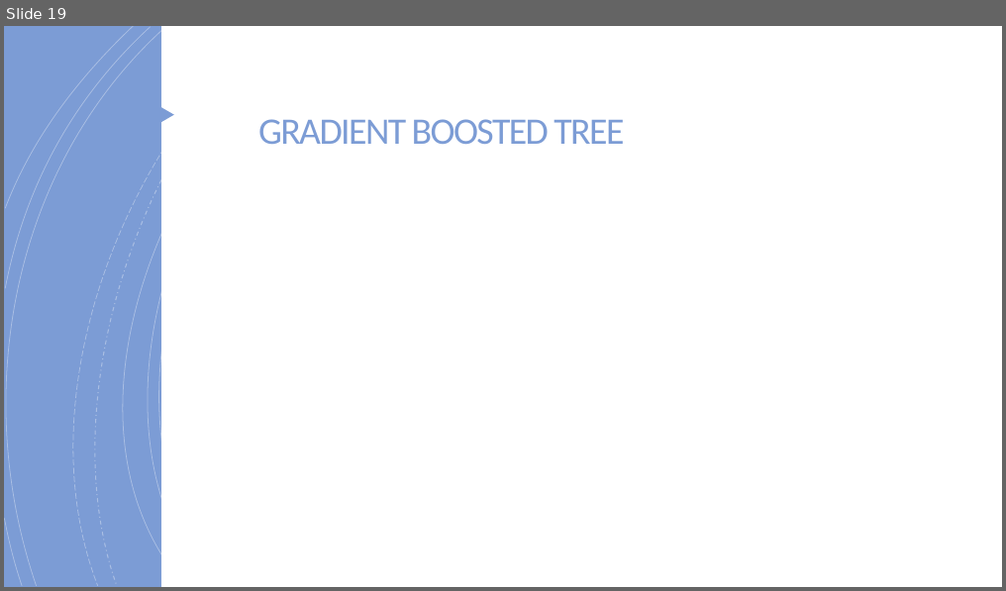
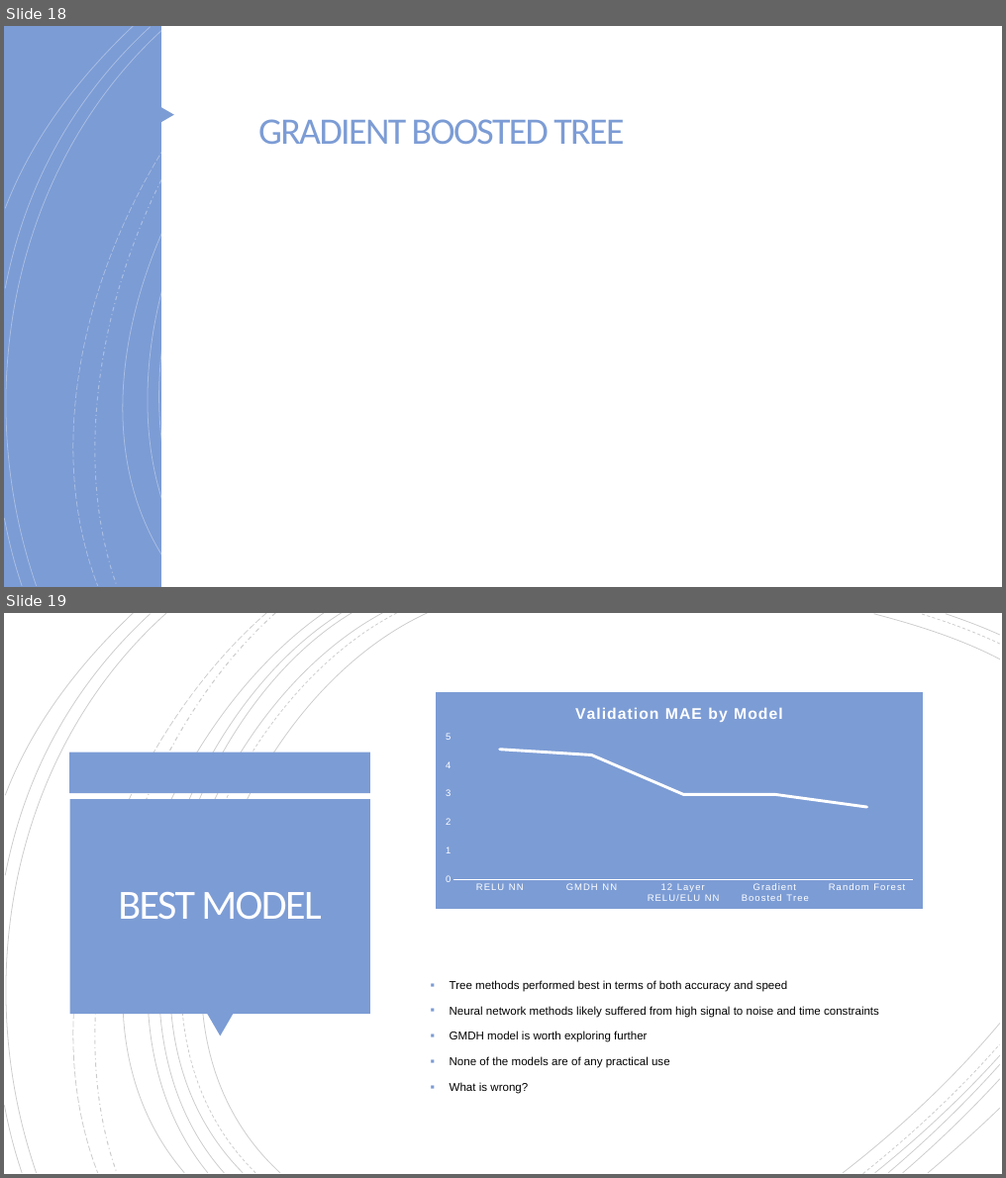
Before and after one commit to evandomingos/CASP-Protein-Prediction, a slide deck: Domingos Protein Prediction Presentation.pptx. Shown one above the other, each under a label of ours: slide 19 before the commit, slides 18 and 19 after it. The pictures are 1006x591 and 1006x1178 pixels, drawn with LibreOffice and Linux fonts; fonts in the diff are those of the drawing; grey boxes stand for pictures. Boxes give left, top, right and bottom in pixels: in the first picture for what was removed or moved away, otherwise in the second. Text is boxed around its words. In the diff, an @@ line names an element or a change of style, - is before the commit and + after.

```diff
--- a/Domingos Protein Prediction Presentation.pptx
+++ b/Domingos Protein Prediction Presentation.pptx
@@ slide 19 added at box(4, 613, 1002, 1174), background #FFFFFF; not listed: 16 template elements that a slide beside it also shows @@
@@ rectangle added at box(4, 613, 1002, 1174), fill #FFFFFF @@
@@ group added at box(4, 613, 1000, 1174): 21 freeform shapes @@
@@ rectangle added at box(423, 679, 936, 923), fill #FFFFFF @@
@@ line chart added at box(436, 691, 924, 909) @@
+title "Validation MAE by Model "
+categories: RELU NN, GMDH NN, 12 Layer RELU/ELU NN, Gradient Boosted Tree, Random Forest
+Series 1: 4.6, 4.4, 3, 3, 2.5
@@ rectangle added at box(70, 753, 371, 793), fill #7C9CD5 @@
@@ rectangle added at box(70, 799, 370, 1014), fill #7C9CD5 @@
@@ title added at box(118, 892, 321, 919), 40 pt, text #FFFEFF @@
+BEST MODEL
@@ text added at box(450, 980, 879, 1094), 11 pt, text #000000 @@
+▪ Tree methods performed best in terms of both accuracy and speed
+▪ Neural network methods likely suffered from high signal to noise and time constraints
+▪ GMDH model is worth exploring further
+▪ None of the models are of any practical use
+▪ What is wrong?
@@ triangle added at box(207, 1014, 233, 1037), fill #7C9CD5 @@
@@ freeform shape added at box(903, 1079, 1000, 1173), outline #000000 0.75 pt @@
@@ freeform shape added at box(928, 1109, 1000, 1173), outline #000000 0.75 pt @@
@@ what was slide 19 is now slide 18 @@
```
Also in this commit, not shown: 5 slides changed, 3 other slides added, 3 slides removed.
